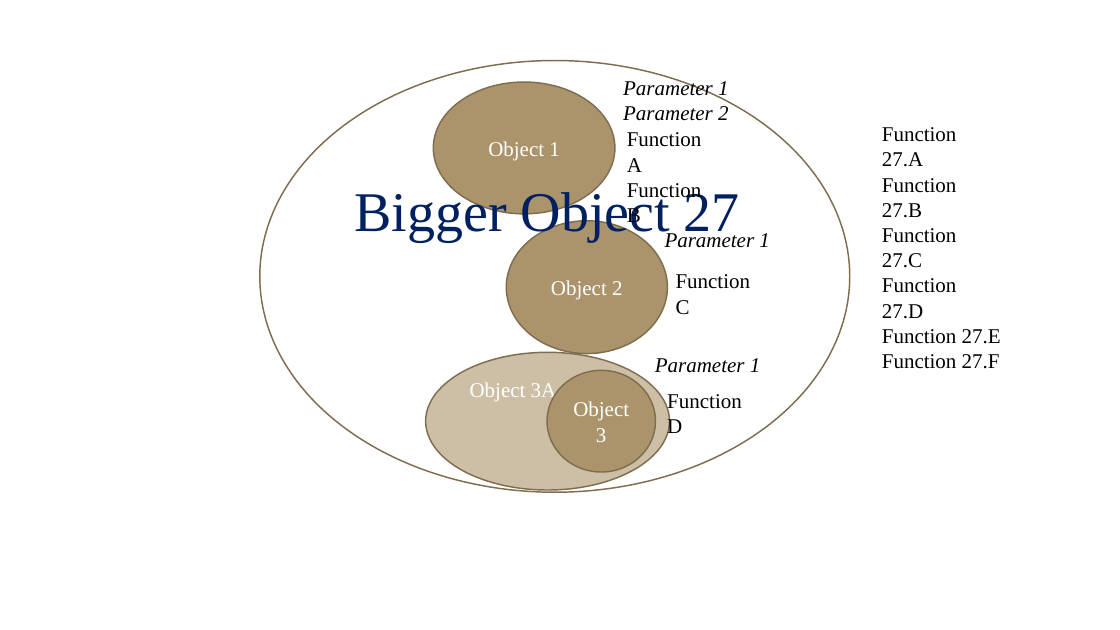
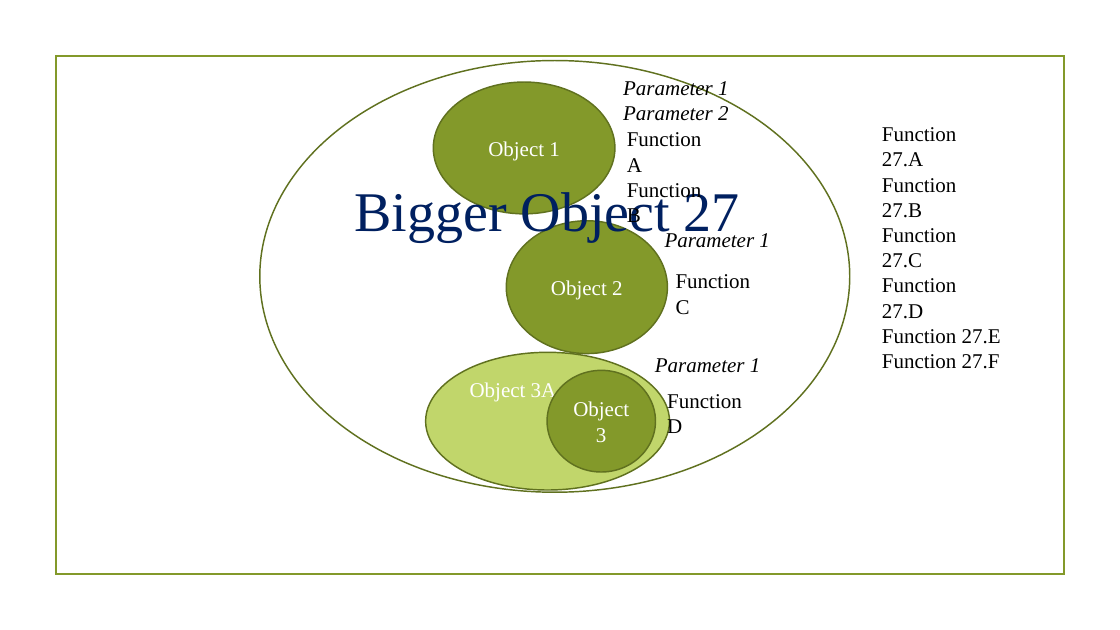
Before and after one commit to 4662FRCRobotics/Training, a slide deck: slide 2 of Object Oriented Programming FRC Context ArmSystem.pptx. Drawn at 1120x630 pixels with LibreOffice and Linux fonts; fonts in the diff are those of the drawing; background and template pictures are left out. Boxes give left, top, right and bottom in pixels: in the first picture for what was removed or moved away, otherwise in the second. Text is boxed around its words. In the diff, an @@ line names an element or a change of style, - is before the commit and + after.

```diff
--- a/Object Oriented Programming FRC Context ArmSystem.pptx
+++ b/Object Oriented Programming FRC Context ArmSystem.pptx
@@ rectangle added at [55,56,1064,575], outline #83992A 1.25 pt @@
@@ ellipse "Bigger Object 27" at [260,60,849,492]: outline #7F6D4F 1.25 pt to #61711F 1.25 pt @@
@@ ellipse "Object 3A" at [426,352,670,490]: fill #CDBFA6 to #C1D66B; outline #7F6D4F 1.25 pt to #61711F 1.25 pt @@
@@ fill #AB946B to #83992A; outline #7F6D4F 1.25 pt to #61711F 1.25 pt in 3 elements at [434,82,615,214], [507,221,668,354], [547,371,655,472] @@
```
Also in this commit, not shown: 6 other slides changed, 7 slides added, 4 slides removed, 5 other files.
